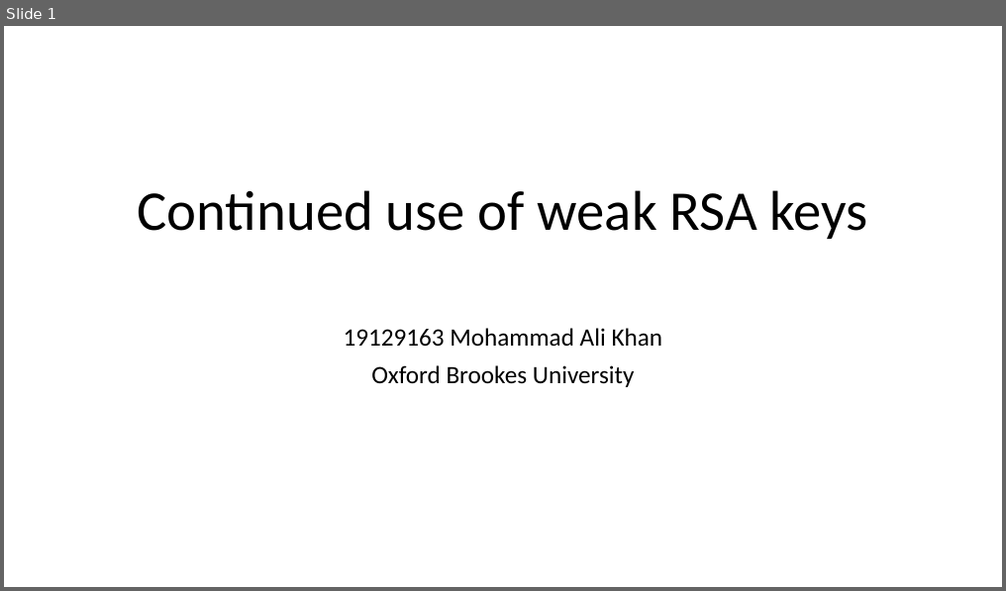
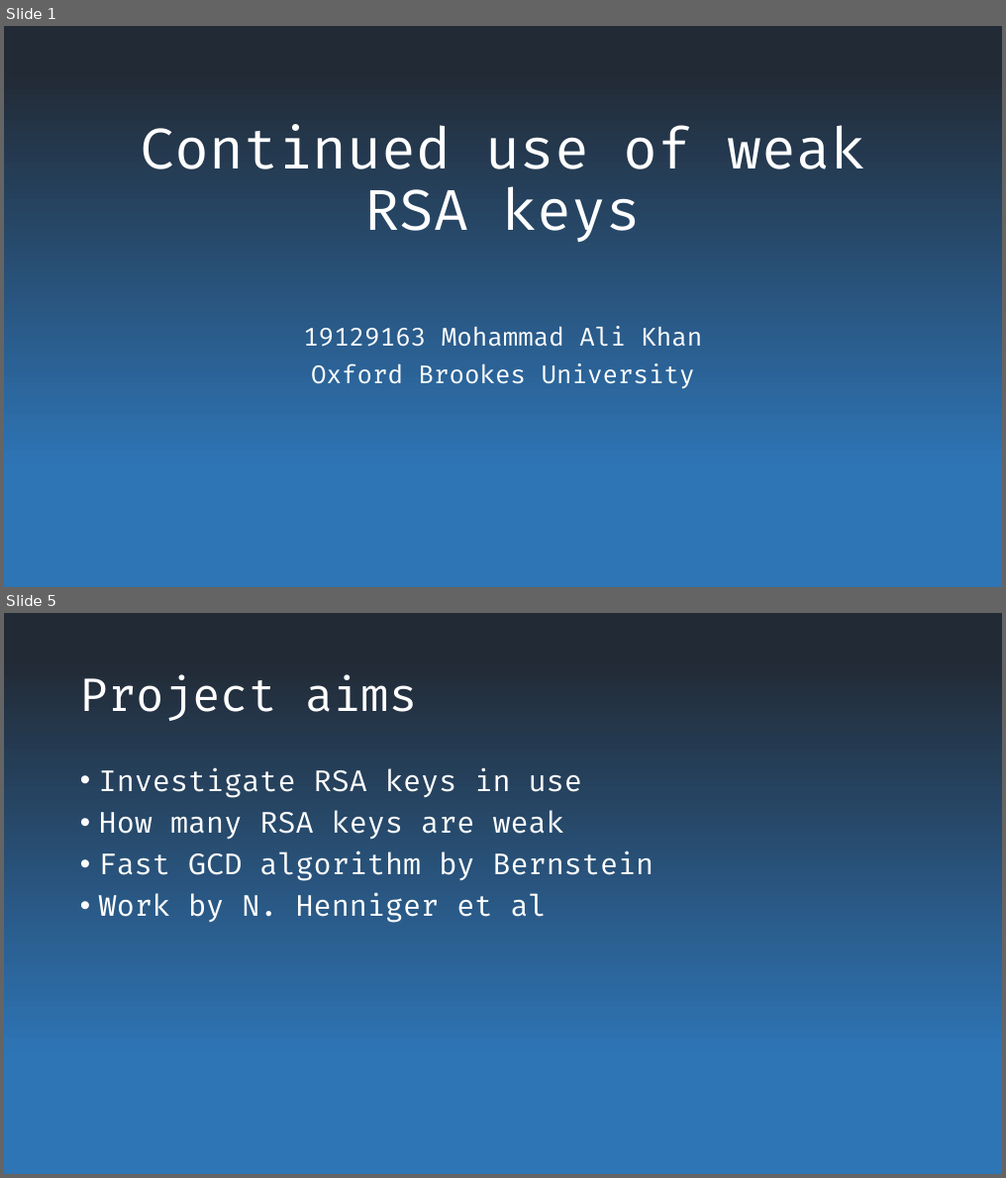
Before and after one commit to mhdl1991/19129163_TECH7009_repo, a slide deck: Continued use of weak RSA keys.pptx. Shown one above the other, each under a label of ours: slide 1 before the commit, slides 1 and 5 after it; the slides between them are not shown. The pictures are 1006x591 and 1006x1178 pixels, drawn with LibreOffice and Linux fonts; fonts in the diff are those of the drawing. Boxes give left, top, right and bottom in pixels: in the first picture for what was removed or moved away, otherwise in the second. Text is boxed around its words. In the diff, an @@ line names an element or a change of style, - is before the commit and + after.

```diff
--- a/Continued use of weak RSA keys.pptx
+++ b/Continued use of weak RSA keys.pptx
@@ slide 5 added at [4,613,1002,1174], background gradient #222A35 to #2E75B6 @@
@@ title added at [80,674,418,721], 44 pt, text #FFFFFF @@
+Project aims
@@ text added at [99,767,654,923], 28 pt, text #FFFFFF @@
+• Investigate RSA keys in use
+• How many RSA keys are weak
+• Fast GCD algorithm by Bernstein
+• Work by N. Henniger et al
@@ slide 1 changed as well @@
@@ background #FFFFFF to gradient #222A35 to #2E75B6 @@
@@ title "Continued use of weak RSA ..." at [141,125,864,243]: font Calibri to Fira Code, text colour #000000 to #FFFFFF @@
@@ subtitle "19129163 Mohammad Ali Khan" at [303,326,702,389]: font Calibri to Fira Code, text colour #000000 to #FFFFFF @@
```
Also in this commit, not shown: 3 other slides added, 1 slide removed.
